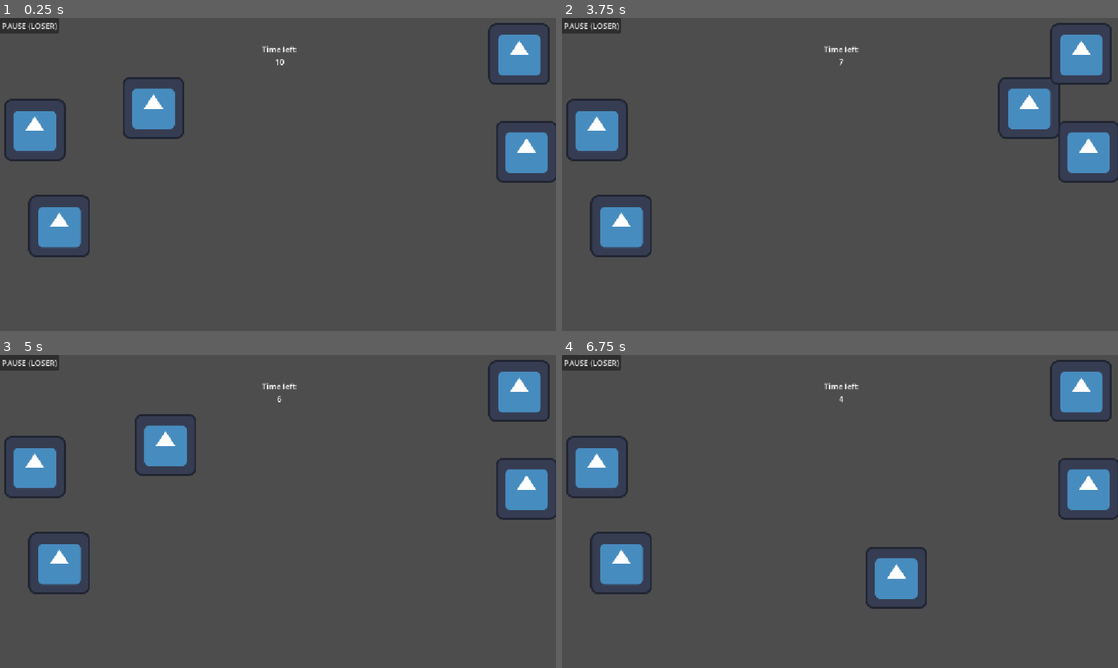
Above: before the commit, frames 1-4 (two rows, left to right).
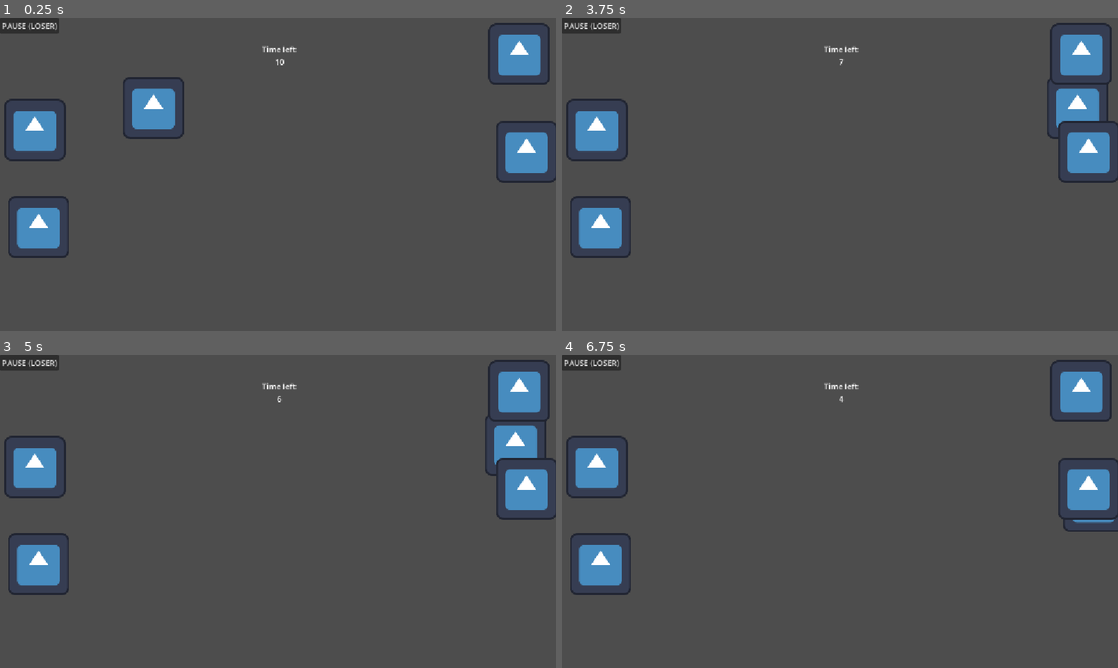
Above: after the commit, the same moments.

Repository: tszyana/SenselessChefs
Game: Godot game, scene res://scenes/kitchen.tscn
The game is run twice, just before and just after one commit, with the same random seed, the same clock (stepped at 60 frames per second) and the same inputs. This scene is started directly instead of the project's main scene. The engine's default icon, where the game draws it, is replaced by a stand-in: a white triangle on a blue panel in a dark square.
Inputs:
- Up to frame 1 (0.25 s): no input
- Up to frame 2 (3.75 s): tap Enter at 0.5 s; hold Right (right) 0.53-1.28 s; hold E (interact) 0.53-1.28 s; hold S (down) 1.28-2.03 s; tap E (interact) at 1.35, 2.85 s; hold Right (right) 2.03-2.78 s; hold E (interact) 2.03-2.78 s; hold Up (up) 2.78-3.53 s; hold Left (left) from 3.53 s (still down); hold E (interact) from 3.53 s (still down)
- Up to frame 3 (5 s): keep holding Left (left); release E (interact) at 4.28 s; tap E (interact) at 4.35 s
- Up to frame 4 (6.75 s): release Left (left) at 5.03 s; hold S (down) 5.03-5.78 s; hold E (interact) 5.03-5.78 s; hold Right (right) 5.78-6.53 s; tap E (interact) at 5.85 s; hold Up (up) from 6.53 s (still down); hold E (interact) from 6.53 s (still down)

The runs differ from the first frame. In frame 1, 1.4% of the frame differs, in the area x 1-17%, y 56-77%; in frame 2, 3.5%; in frame 3, 3.7%, in the area x 1-99%, y 18-77%; in frame 4, 2.9%.

Commit message:
timed interaction with chopping board

Diff:
--- a/scenes/Player/player_blind.tscn
+++ b/scenes/Player/player_blind.tscn
@@ -9,7 +9,7 @@
 
 [sub_resource type="RectangleShape2D" id="RectangleShape2D_gsrh2"]
 
-[node name="BlindPlayer" type="CharacterBody2D" unique_id=102776357]
+[node name="BlindPlayer" type="CharacterBody2D" unique_id=102776357 groups=["player_blind"]]
 script = ExtResource("1_gsrh2")
 
 [node name="Sprite2D" type="Sprite2D" parent="." unique_id=1505591876]
--- a/scenes/kitchen.tscn
+++ b/scenes/kitchen.tscn
@@ -170,7 +170,7 @@
 [node name="Counter" parent="." unique_id=785632966 instance=ExtResource("5_vpxcu")]
 
 [node name="Stove" parent="." unique_id=1013248238 instance=ExtResource("6_k1jr4")]
-position = Vector2(123, 431)
+position = Vector2(80, 433)
 
 [node name="ChoppingBoard" parent="." unique_id=1312146754 instance=ExtResource("7_umms5")]
 position = Vector2(1091, 277)
--- a/scripts/chopping_board.gd
+++ b/scripts/chopping_board.gd
@@ -1,15 +1,27 @@
 extends Node2D
 
 @onready var interactable: Area2D = $Interactable
+
+@export var chop_time := 2.0
 
 # Called when the node enters the scene tree for the first time.
 func _ready() -> void:
 	interactable.interact = _on_interact
 
 func _on_interact():
-	# if player is chopping
-	print("Chopping!") # placeholder
+	# if player is holding object??
+	print("Chopping...")
+	var player = get_tree().get_first_node_in_group("player_blind")
+	player.can_move = false
+
 	interactable.is_interactable = false
+
+	await get_tree().create_timer(chop_time).timeout
+
+	print("Finished chopping!")
+	player.can_move = true
+	interactable.is_interactable = true
+
 
 # Called every frame. 'delta' is the elapsed time since the previous frame.
 func _process(delta: float) -> void:
--- a/scripts/oven.gd
+++ b/scripts/oven.gd
@@ -1,6 +1,9 @@
 extends Node2D
 
 @onready var interactable: Area2D = $Interactable
+
+var chopping = false
+@export var chop_time := 2.0
 
 # Called when the node enters the scene tree for the first time.
 func _ready() -> void:
--- a/scripts/player_movement.gd
+++ b/scripts/player_movement.gd
@@ -3,9 +3,14 @@
 
 
 const SPEED = 500.0
+var can_move := true
 
 # processes arrow keys for movement
 func process_movement() -> void:
+	if not can_move:
+		velocity = Vector2.ZERO
+		return
+
 	# Get the input direction and handle the movement/deceleration.
 	# As good practice, you should replace UI actions with custom gameplay actions.
 	var direction := Input.get_vector("left", "right", "up", "down")
Not shown: 1 places in scenes/kitchen.tscn that only renumber resources
